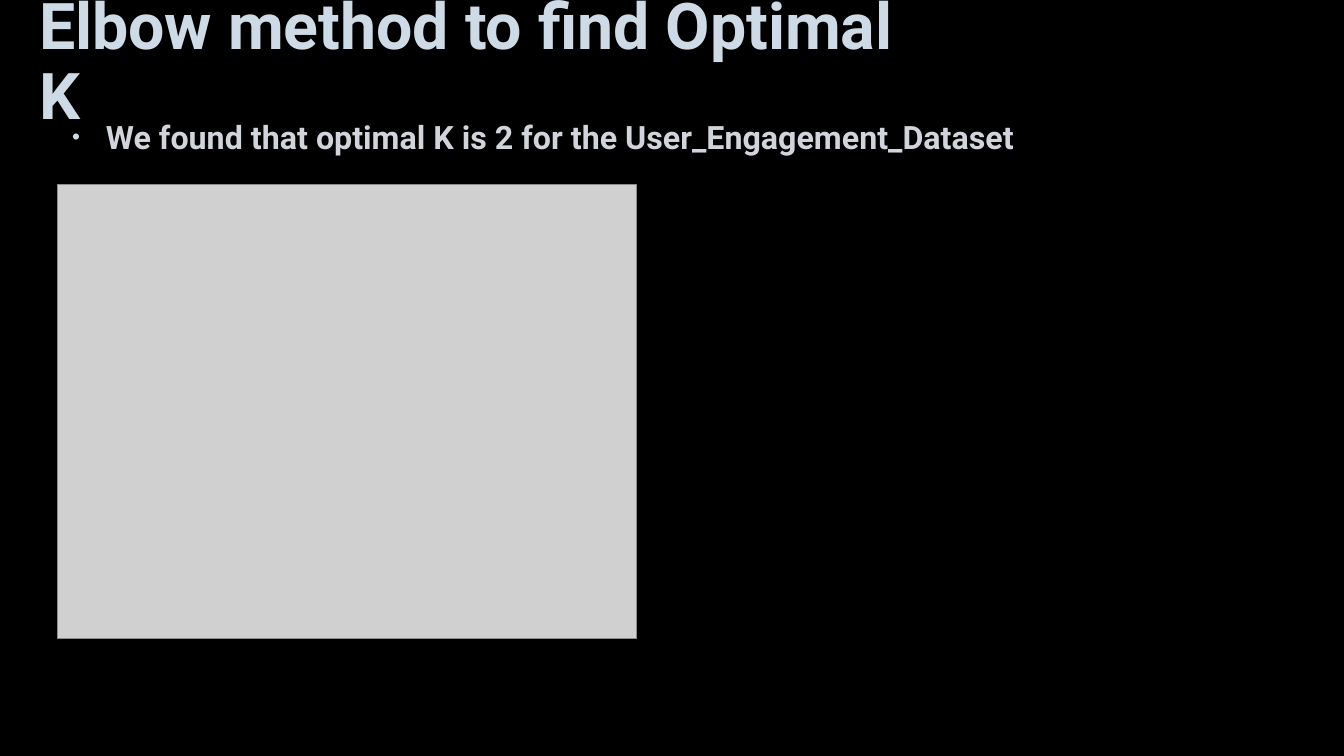
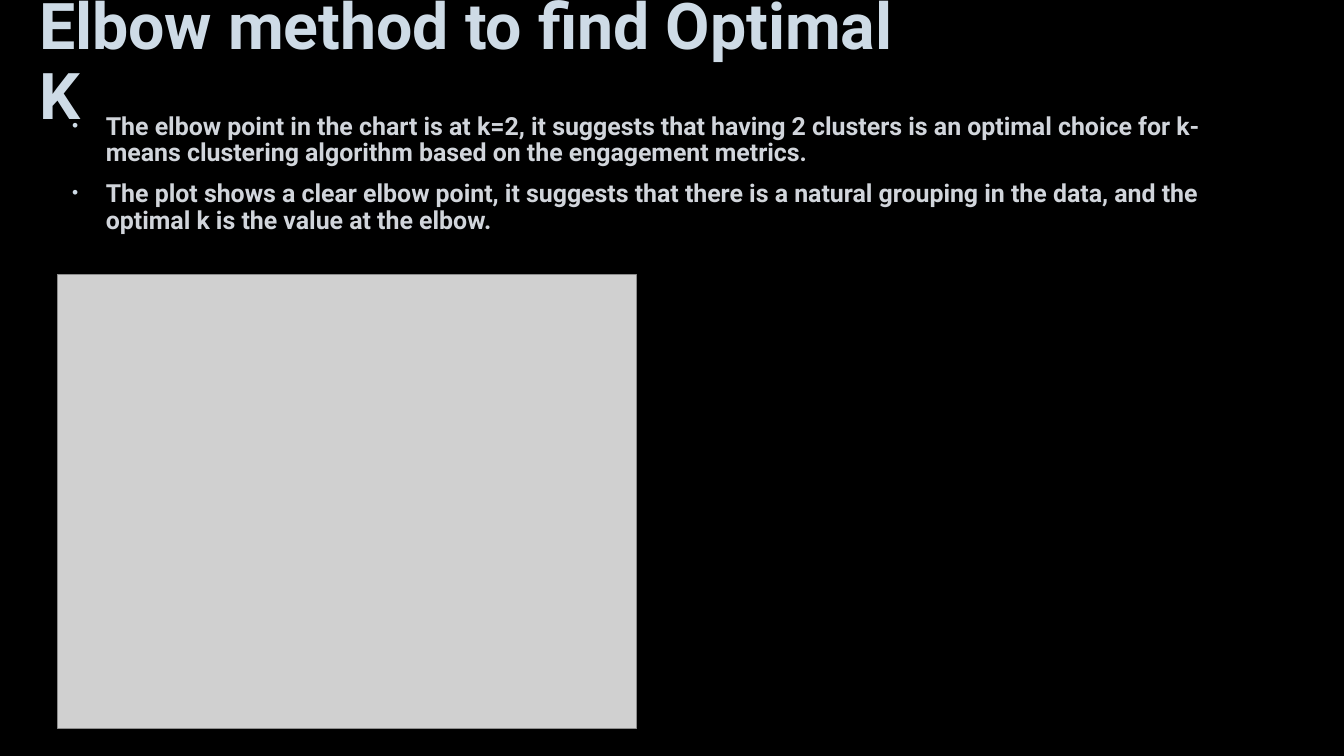
Before and after one commit to gauravkdwivedi/Next-Hike-Project-1, a slide deck: slide 11 of NextHike Project 5/Next Hike Project 5.pptx (slide 9 before the commit). Drawn at 1344x756 pixels with LibreOffice and Linux fonts; fonts in the diff are those of the drawing; grey boxes stand for pictures; background and template pictures are left out. Boxes give left, top, right and bottom in pixels: in the first picture for what was removed or moved away, otherwise in the second. Text is boxed around its words. In the diff, an @@ line names an element or a change of style, - is before the commit and + after.

```diff
--- a/NextHike Project 5/Next Hike Project 5.pptx
+++ b/NextHike Project 5/Next Hike Project 5.pptx
@@ text at bbox=[106, 116, 1199, 234]: text changed; size 23 to 17.8 pt @@
-• We found that optimal K is 2 for the User_Engagement_Dataset
+• The elbow point in the chart is at k=2, it suggests that having 2 clusters is an optimal choice for k-means clustering algorithm based on the engagement metrics.
+• The plot shows a clear elbow point, it suggests that there is a natural grouping in the data, and the optimal k is the value at the elbow.
@@ picture: place and size @@
-picture at bbox=[58, 185, 637, 638]
+picture at bbox=[58, 275, 637, 729]
```
Also in this commit, not shown: 2 slides added, 19 other files.
